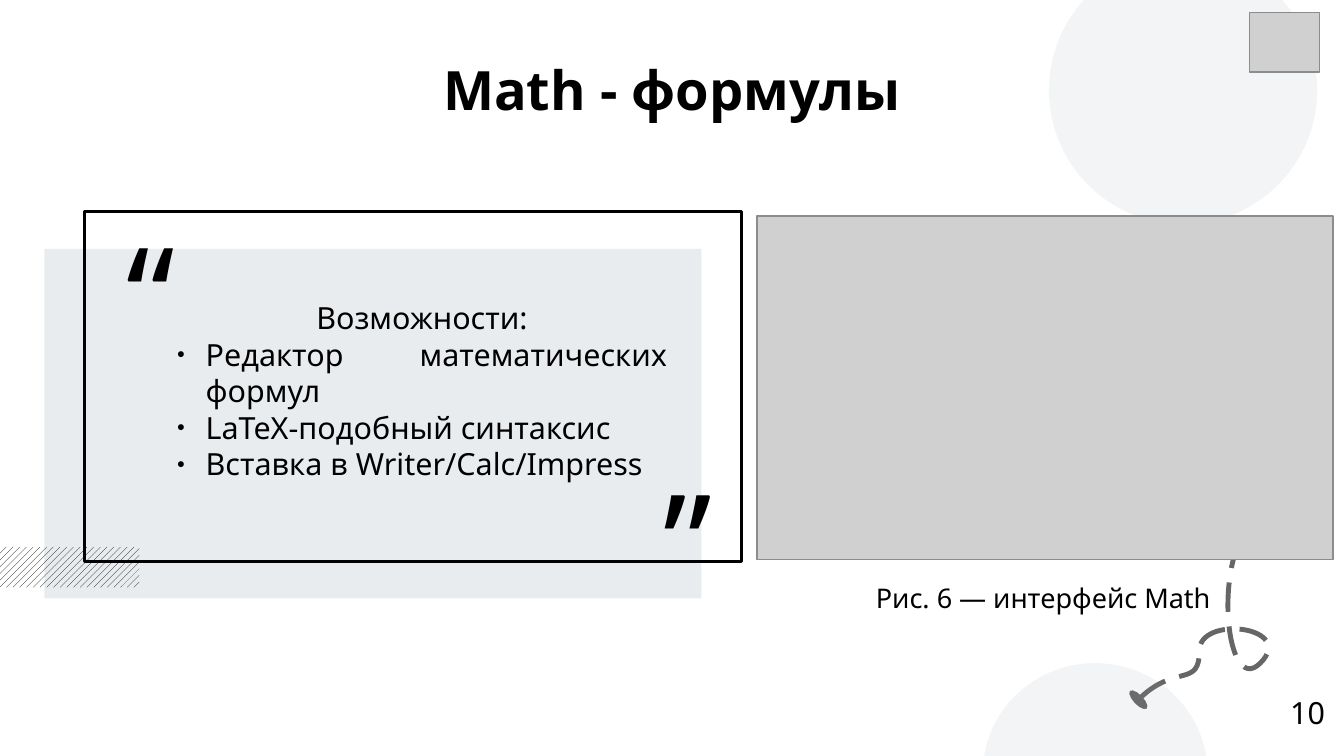
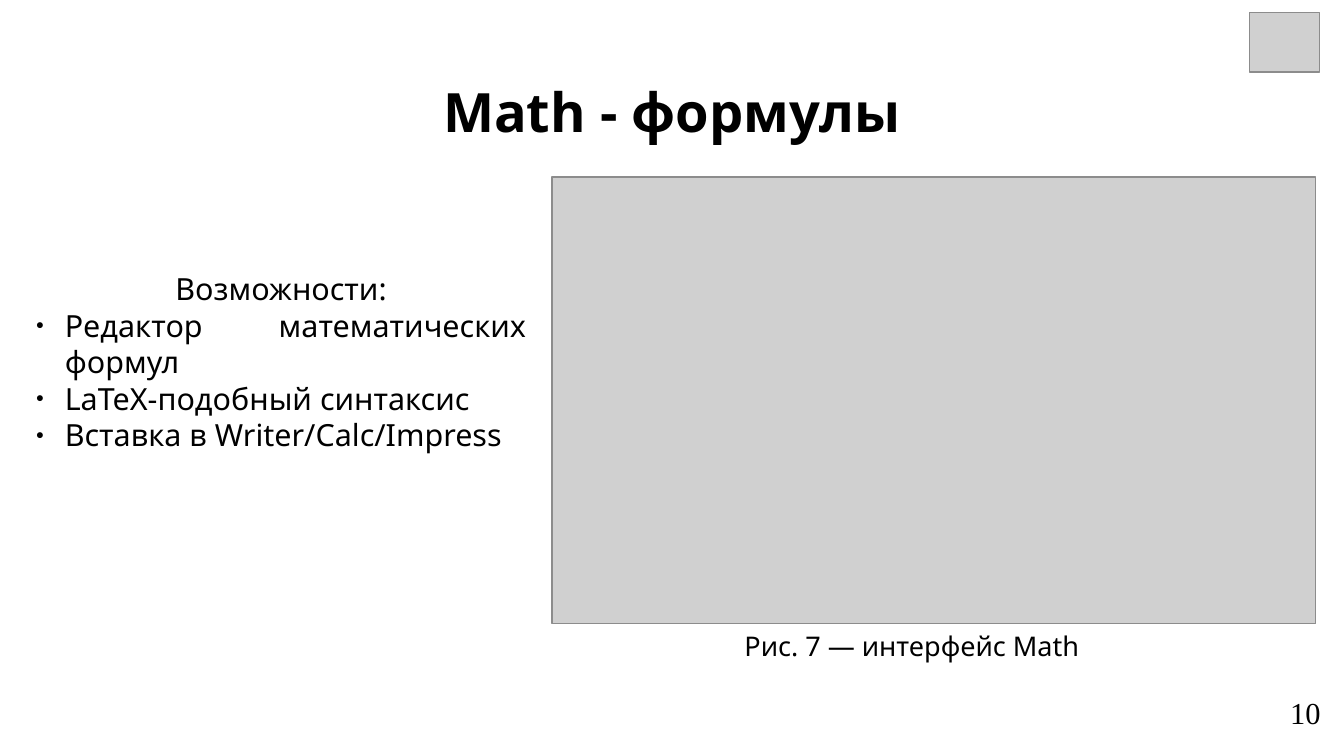
Before and after one commit to Soft-Darkness/df-presentations-2025, a slide deck: slide 10 of 4731204-50002/eremeeva-anna-aleksandrovna/LibreOffice_review.odp. Drawn at 1344x756 pixels with LibreOffice and Linux fonts; fonts in the diff are those of the drawing; grey boxes stand for pictures. Boxes give left, top, right and bottom in pixels: in the first picture for what was removed or moved away, otherwise in the second. Text is boxed around its words. In the diff, an @@ line names an element or a change of style, - is before the commit and + after.

```diff
--- a/4731204-50002/eremeeva-anna-aleksandrovna/LibreOffice_review.odp
+++ b/4731204-50002/eremeeva-anna-aleksandrovna/LibreOffice_review.odp
@@ ellipse removed at [1049, 0, 1317, 224] @@
@@ text "Math - формулы": place and size @@
-text "Math - формулы" at [443, 68, 901, 123]
+text "Math - формулы" at [443, 90, 901, 145]
@@ text "Math - формулы" at [443, 90, 901, 145]: vertical alignment middle to top @@
@@ picture: place and size @@
-picture at [757, 216, 1333, 560]
+picture at [552, 177, 1317, 624]
@@ text removed at [115, 205, 261, 401] @@
-“
@@ rectangle removed at [84, 212, 742, 562] @@
@@ text "Возможности:": place and size @@
-text "Возможности:" at [206, 307, 667, 483]
+text "Возможности:" at [65, 278, 526, 454]
@@ rectangle removed at [44, 249, 701, 599] @@
@@ text removed at [651, 451, 798, 648] @@
-”
@@ freeform shape removed at [1139, 517, 1270, 700] @@
@@ rectangle removed at [0, 548, 139, 588] @@
@@ text at [744, 635, 1079, 663]: text changed @@
-Рис. 6 — интерфейс Math
+Рис. 7 ― интерфейс Math
@@ ellipse removed at [983, 663, 1207, 756] @@
@@ page number at [1290, 703, 1320, 725]: font Noto Sans to Times New Roman @@
```
Also in this commit, not shown: 11 other slides changed, 1 other file.
